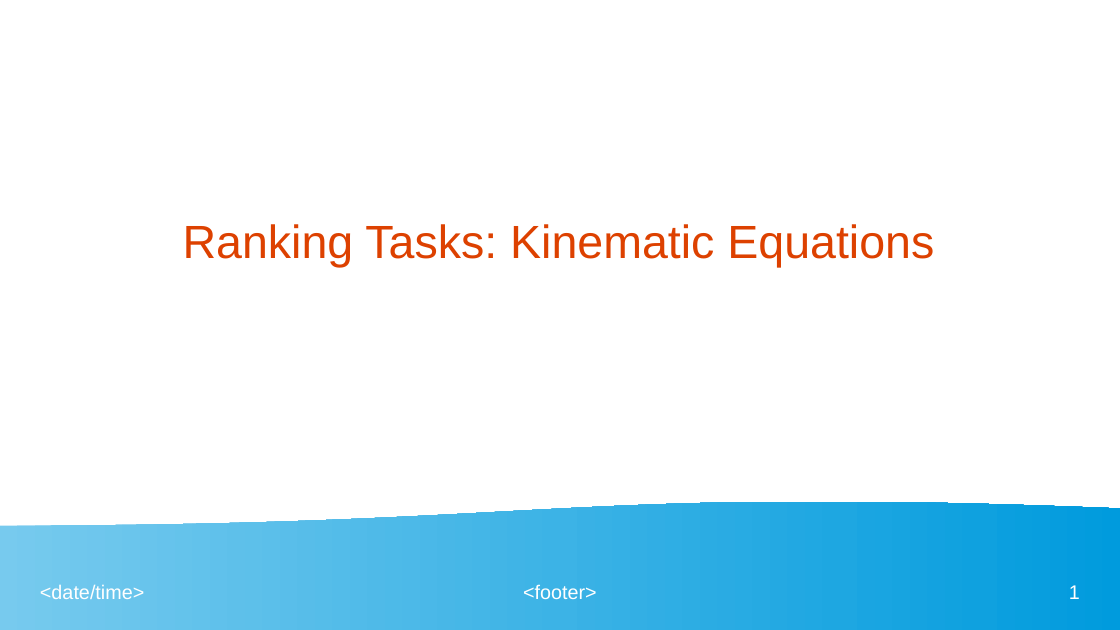
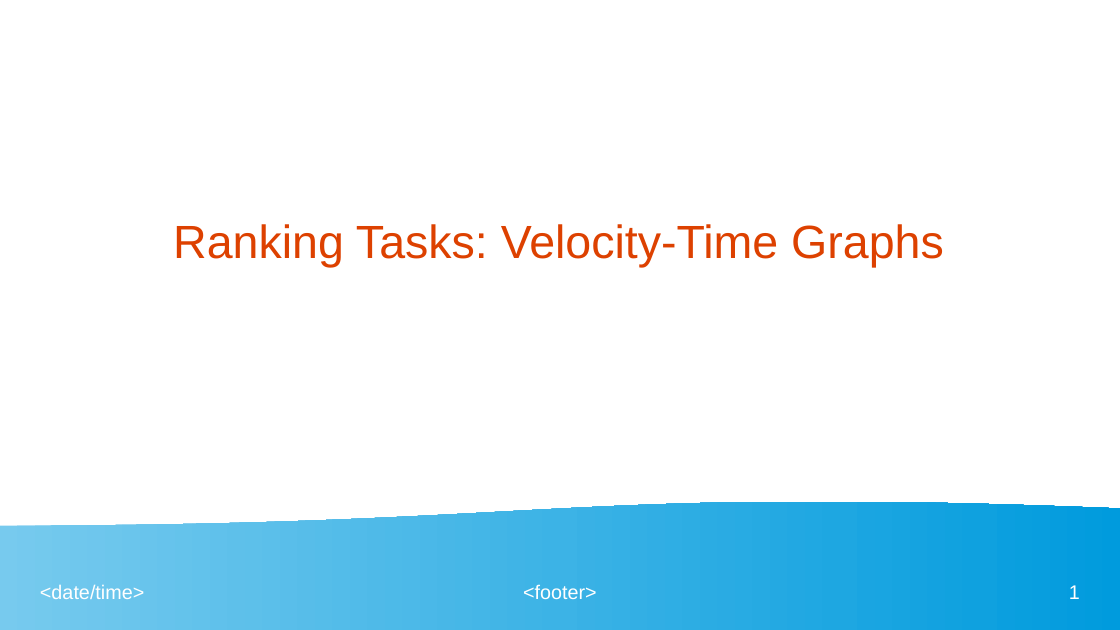
Before and after one commit to kb5vei/SCivault, a slide deck: slide 1 of Physics/Advanced Physics/Year 1/Unit 02 - Kinematics in 1 Dimension/Veloctiy time graphs ranking.odp. Drawn at 1120x630 pixels with LibreOffice and Linux fonts; fonts in the diff are those of the drawing. Boxes give left, top, right and bottom in pixels: in the first picture for what was removed or moved away, otherwise in the second. Text is boxed around its words. In the diff, an @@ line names an element or a change of style, - is before the commit and + after.

```diff
--- a/Physics/Advanced Physics/Year 1/Unit 02 - Kinematics in 1 Dimension/Veloctiy time graphs ranking.odp
+++ b/Physics/Advanced Physics/Year 1/Unit 02 - Kinematics in 1 Dimension/Veloctiy time graphs ranking.odp
@@ title at [173,224,944,267]: text changed @@
-Ranking Tasks: Kinematic Equations
+Ranking Tasks: Velocity-Time Graphs
```
Also in this commit, not shown: 1 other slide changed, 38 other files.
